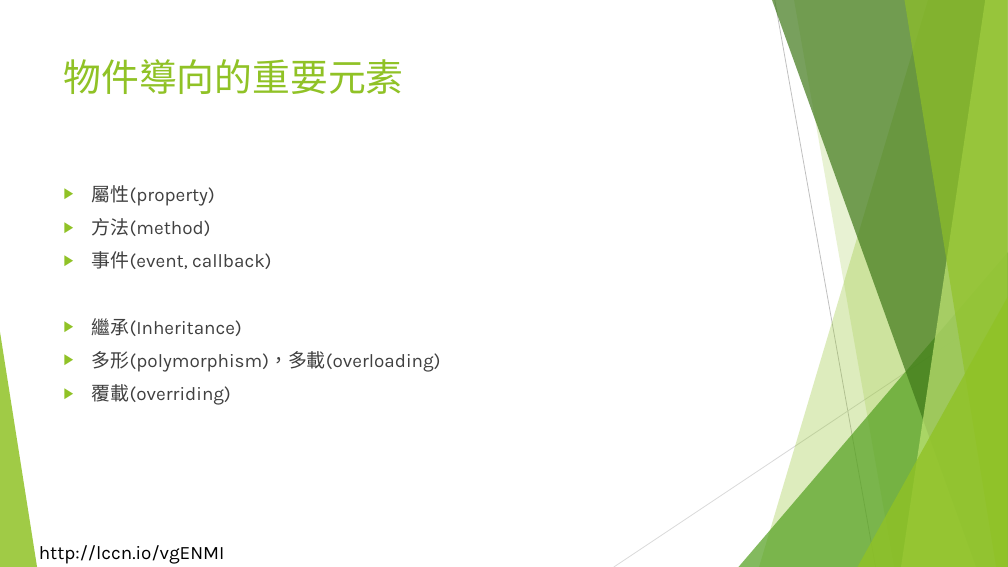
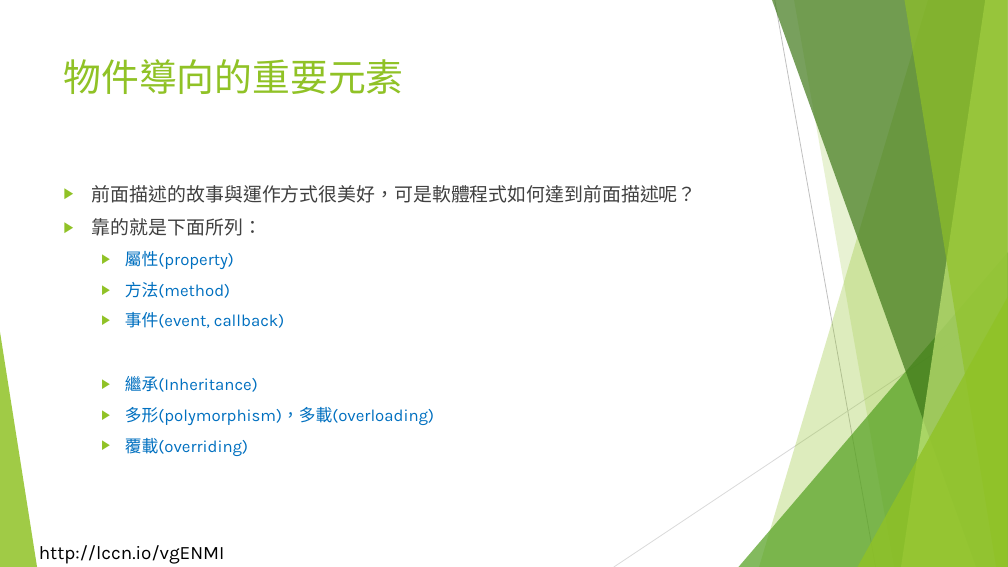
Before and after one commit to liulawsi/My_PPTs, a slide deck: slide 8 of LCC/Java/10_物件導向程式設計.pptx. Drawn at 1008x567 pixels with LibreOffice and Linux fonts; fonts in the diff are those of the drawing; background and template pictures are left out. Boxes give left, top, right and bottom in pixels: in the first picture for what was removed or moved away, otherwise in the second. Text is boxed around its words. In the diff, an @@ line names an element or a change of style, - is before the commit and + after.

```diff
--- a/LCC/Java/10_物件導向程式設計.pptx
+++ b/LCC/Java/10_物件導向程式設計.pptx
@@ text at (x1=92, y1=185, x2=697, y2=236): paragraphs added @@
+▶ 前面描述的故事與運作方式很美好，可是軟體程式如何達到前面描述呢？
+▶ 靠的就是下面所列：
@@ text at (x1=125, y1=251, x2=434, y2=456): size 18 to 16 pt, text colour #404040 to #0070C0 in "屬性(property)", "方法(method)", "事件(event, callback)", "繼承(Inheritance)" and 2 more places; list level 1 to 2 in "屬性(property)"; list level 1 to 2 in "方法(method)"; list level 1 to 2 in "事件(event, callback)"; list level 1 to 2 in "繼承(Inheritance)"; list level 1 to 2 in "多形(polymorphism)，多載(overloading)"; list level 1 to 2 in "覆載(overriding)" @@
```
Also in this commit, not shown: 10 other slides changed, 1 slide added.
